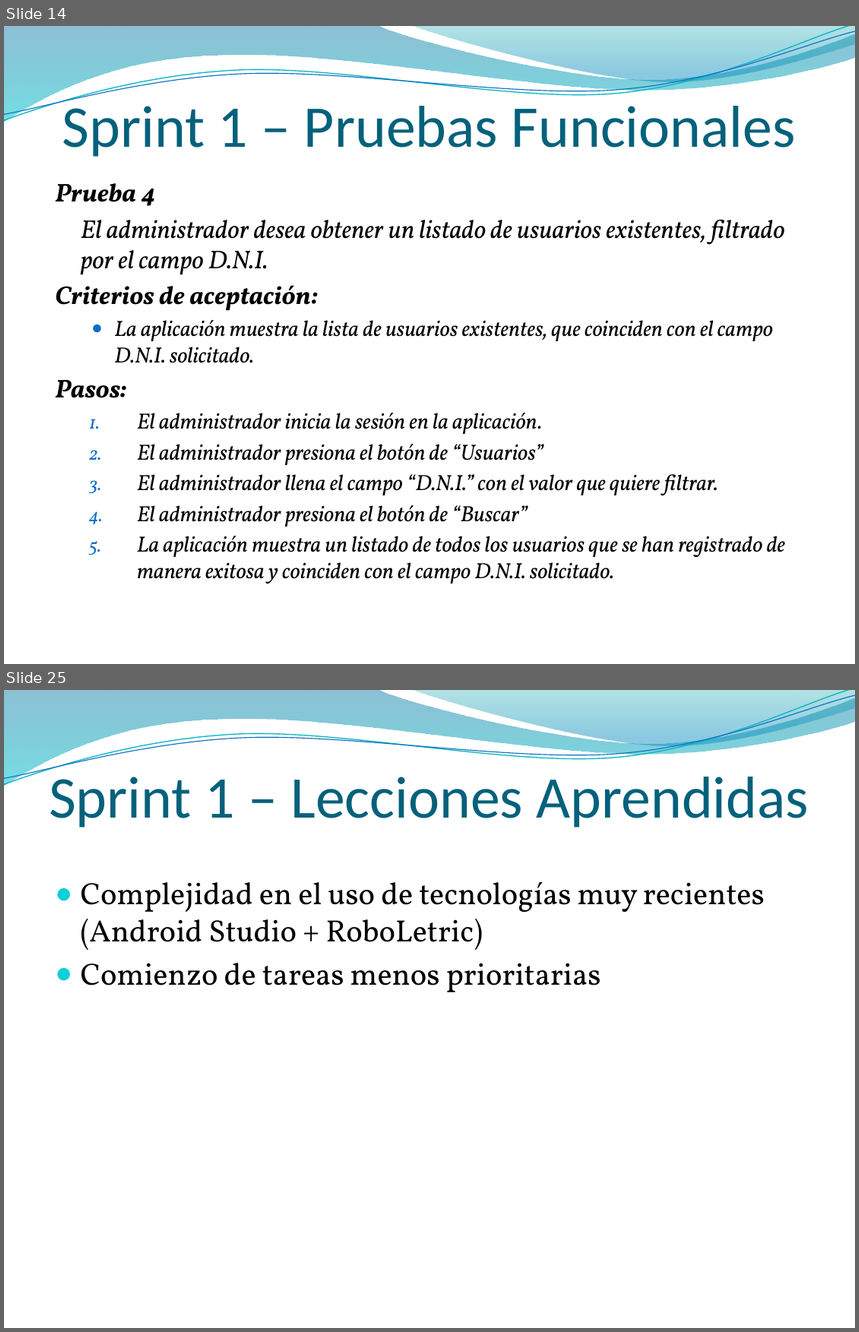
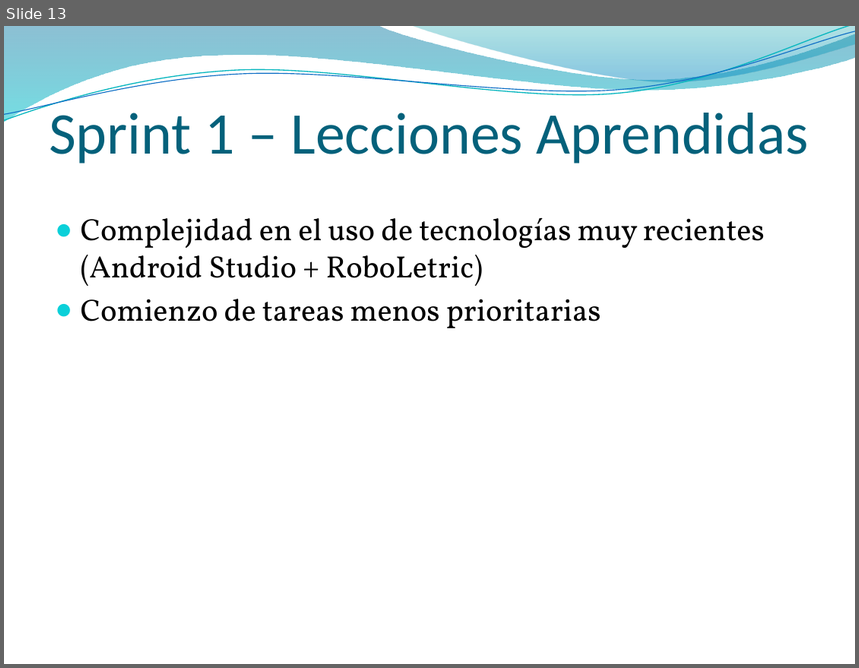
Before and after one commit to dschenkelman/a-malazan-wolvering, a slide deck: docs/Reuniones/Sprint 1 - Formal/Presentacion.pptx. Shown one above the other, each under a label of ours: slides 14 and 25 before the commit, slide 13 after it; the slides between them are not shown. The pictures are 859x1332 and 859x668 pixels, drawn with LibreOffice and Linux fonts; fonts in the diff are those of the drawing; background and template pictures are left out. Boxes give left, top, right and bottom in pixels: in the first picture for what was removed or moved away, otherwise in the second. Text is boxed around its words. In the diff, an @@ line names an element or a change of style, - is before the commit and + after.

```diff
--- a/docs/Reuniones/Sprint 1 - Formal/Presentacion.pptx
+++ b/docs/Reuniones/Sprint 1 - Formal/Presentacion.pptx
@@ slide 14 removed at box(4, 26, 855, 664), background picture (left out); not listed: 4 template elements that a slide beside it also shows @@
@@ title removed at box(63, 97, 796, 157) @@
-Sprint 1 – Pruebas Funcionales
@@ text removed at box(55, 183, 785, 584) @@
-Prueba 4
-El administrador desea obtener un listado de usuarios existentes, filtrado por el campo D.N.I.
-Criterios de aceptación:
-  ● La aplicación muestra la lista de usuarios existentes, que coinciden con el campo D.N.I. solicitado.
-Pasos:
-  1. El administrador inicia la sesión en la aplicación.
-  2. El administrador presiona el botón de “Usuarios”
-  3. El administrador llena el campo “D.N.I.” con el valor que quiere filtrar.
-  4. El administrador presiona el botón de “Buscar”
-  5. La aplicación muestra un listado de todos los usuarios que se han registrado de manera exitosa y coinciden con el campo D.N.I. solicitado.
@@ what was slide 25 is now slide 13 @@
```
Also in this commit, not shown: 1 slide changed, 1 slide added, 12 other slides removed.
